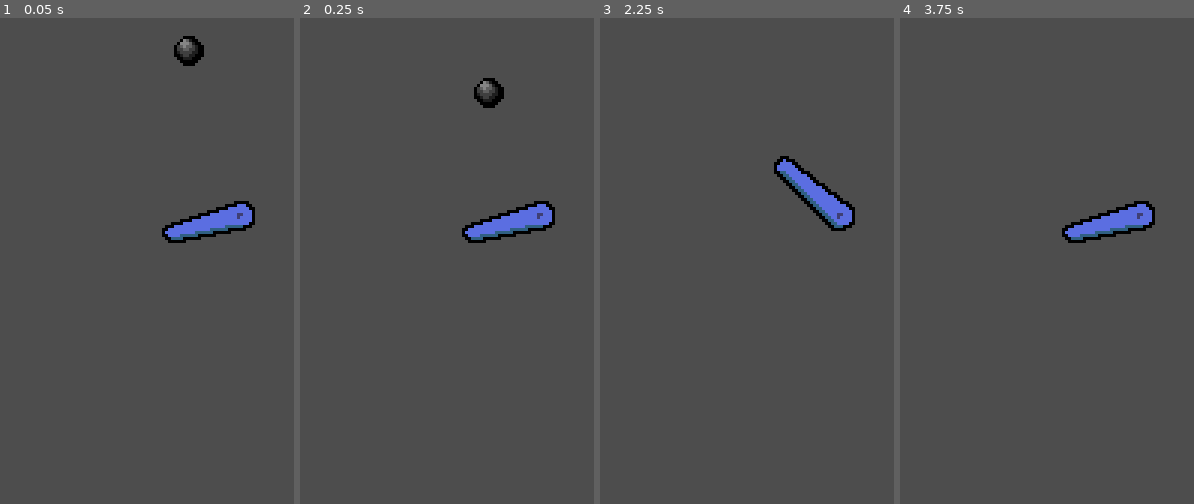
Above: before the commit, frames 1-4 (left to right).
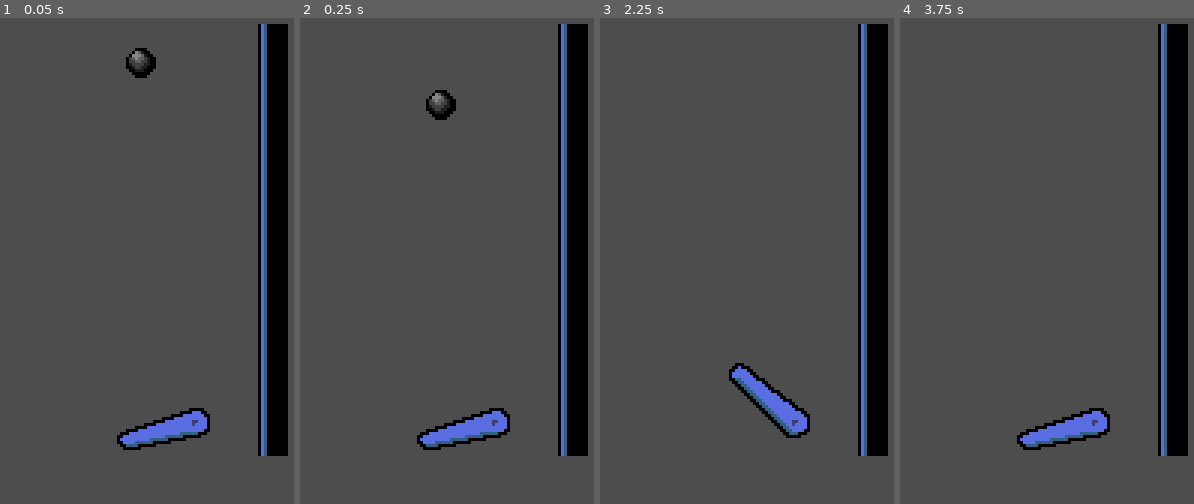
Above: after the commit, the same moments.

Repository: robert-brosh23/SpacePinball
Game: Godot game, scene res://main.tscn
Two runs of this game, one before a commit and one after it. Both use one fixed random seed, a clock stepped at 60 frames per second and the inputs below. Sound files missing from this copy of the repository are replaced by a short silence.
Inputs:
- Up to frame 1 (0.05 s): no input
- Up to frame 2 (0.25 s): no input
- Up to frame 3 (2.25 s): hold D (right_bumper) 0.53-1.28 s; tap Enter at 2 s; hold D (right_bumper) from 2.03 s (still down)
- Up to frame 4 (3.75 s): tap Space at 2.75 s; tap Enter at 3.5 s; release D (right_bumper) at 3.53 s

The runs differ from the first frame. In frame 1, 13% of the frame differs, in the area x 39-98%, y 1-91%; in frame 2, 13%; in frame 3, 13%; in frame 4, 12%.

Commit message:
add flipper animation

Diff:
--- a/ball/ball.gd
+++ b/ball/ball.gd
@@ -1,5 +1,17 @@
 extends RigidBody2D
 
+@onready var collisionShape = $CollisionShape2D
 
 func _physics_process(delta: float) -> void:
 	pass
+
+
+func _on_body_entered(body: Node) -> void:
+	if body is Flipper:
+		if body.flip_up:
+			physics_material_override.bounce = 1.0
+
+func _on_body_exited(body: Node) -> void:
+	if body is Flipper:
+		if body.flip_up:
+			physics_material_override.bounce = .33
--- a/ball/ball.tscn
+++ b/ball/ball.tscn
@@ -4,7 +4,7 @@
 [ext_resource type="Texture2D" uid="uid://cgcugaww6sfiu" path="res://assets/sprites/pinball_ball.png" id="2_biv8x"]
 
 [sub_resource type="PhysicsMaterial" id="PhysicsMaterial_pwunn"]
-bounce = 0.34
+bounce = 0.37
 
 [sub_resource type="CircleShape2D" id="CircleShape2D_6xd6y"]
 radius = 4.5
@@ -12,6 +12,8 @@
 [node name="Ball" type="RigidBody2D"]
 physics_material_override = SubResource("PhysicsMaterial_pwunn")
 gravity_scale = 0.5
+contact_monitor = true
+max_contacts_reported = 5
 script = ExtResource("1_pwunn")
 
 [node name="Sprite2D" type="Sprite2D" parent="."]
@@ -19,3 +21,6 @@
 
 [node name="CollisionShape2D" type="CollisionShape2D" parent="."]
 shape = SubResource("CircleShape2D_6xd6y")
+
+[connection signal="body_entered" from="." to="." method="_on_body_entered"]
+[connection signal="body_exited" from="." to="." method="_on_body_exited"]
--- a/flipper/flipper.gd
+++ b/flipper/flipper.gd
@@ -1,9 +1,11 @@
-extends CharacterBody2D
+class_name Flipper extends CharacterBody2D
 
 @onready var animation_player: AnimationPlayer = $AnimationPlayer
 
 var flipper_up_wav = preload("res://assets/sounds/Pinball_flipper_up.wav")
 var flipper_down_wav = preload("res://assets/sounds/Pinball_flipper_down.wav")
+@export var flip_up: bool = false
+@export var flip_down: bool = false
 
 func _physics_process(delta: float) -> void:
 	process_controls(delta)
--- a/flipper/flipper.tscn
+++ b/flipper/flipper.tscn
@@ -43,6 +43,18 @@
 "transitions": PackedFloat32Array(1),
 "update": 0,
 "values": [Vector2(0, 0)]
+}
+tracks/3/type = "value"
+tracks/3/imported = false
+tracks/3/enabled = true
+tracks/3/path = NodePath(".:flip_up")
+tracks/3/interp = 1
+tracks/3/loop_wrap = true
+tracks/3/keys = {
+"times": PackedFloat32Array(0),
+"transitions": PackedFloat32Array(1),
+"update": 1,
+"values": [false]
 }
 
 [sub_resource type="Animation" id="Animation_qqsy2"]
@@ -98,6 +110,18 @@
 "method": &"play_flipper_up_sound"
 }]
 }
+tracks/4/type = "value"
+tracks/4/imported = false
+tracks/4/enabled = true
+tracks/4/path = NodePath(".:flip_up")
+tracks/4/interp = 1
+tracks/4/loop_wrap = true
+tracks/4/keys = {
+"times": PackedFloat32Array(0, 0.05),
+"transitions": PackedFloat32Array(1, 1),
+"update": 1,
+"values": [true, false]
+}
 
 [sub_resource type="Animation" id="Animation_ace8q"]
 resource_name = "un_press"
@@ -168,7 +192,6 @@
 hframes = 2
 
 [node name="CollisionPolygon2D" type="CollisionPolygon2D" parent="."]
-visible = false
 polygon = PackedVector2Array(14, 1, 16, 9, -13, 15, -15, 10, 9, 1)
 
 [node name="AnimationPlayer" type="AnimationPlayer" parent="."]
@@ -182,6 +205,5 @@
 script = ExtResource("5_5s54j")
 
 [node name="Sound_Flipper_Down" type="AudioStreamPlayer2D" parent="."]
-position = Vector2(0, -3)
 stream = ExtResource("5_qqsy2")
 script = ExtResource("5_5s54j")
--- a/main.tscn
+++ b/main.tscn
@@ -1,9 +1,26 @@
-[gd_scene load_steps=4 format=3 uid="uid://duj1xojs3repf"]
+[gd_scene load_steps=8 format=4 uid="uid://duj1xojs3repf"]
 
 [ext_resource type="PackedScene" uid="uid://5aqihekkp2hm" path="res://flipper/flipper.tscn" id="1_0xm2m"]
+[ext_resource type="Texture2D" uid="uid://clolwy2528iuo" path="res://assets/sprites/pinball_flipper_sprite_sheet.png" id="1_h2yge"]
+[ext_resource type="Texture2D" uid="uid://bl7bd3pk1h58c" path="res://assets/sprites/vertical-wall.png" id="2_1bvp3"]
 [ext_resource type="PackedScene" uid="uid://8q6bruih8sxw" path="res://ball/ball.tscn" id="2_h2yge"]
 
+[sub_resource type="TileSetAtlasSource" id="TileSetAtlasSource_1bvp3"]
+texture = ExtResource("1_h2yge")
+2:0/0 = 0
+3:0/0 = 0
+0:1/0 = 0
+1:1/0 = 0
+2:1/0 = 0
+3:1/0 = 0
+
+[sub_resource type="TileSetAtlasSource" id="TileSetAtlasSource_lquwl"]
+texture = ExtResource("2_1bvp3")
+0:0/0 = 0
+
 [sub_resource type="TileSet" id="TileSet_h2yge"]
+sources/0 = SubResource("TileSetAtlasSource_1bvp3")
+sources/1 = SubResource("TileSetAtlasSource_lquwl")
 
 [node name="Main" type="Node2D"]
 
@@ -11,10 +28,11 @@
 
 [node name="TileMapLayer" type="TileMapLayer" parent="TilemapLayers"]
 position = Vector2(8, 0)
+tile_map_data = PackedByteArray("AAALAA0AAQAAAAAAAAALAAwAAQAAAAAAAAALAAsAAQAAAAAAAAALAAoAAQAAAAAAAAALAAkAAQAAAAAAAAALAAgAAQAAAAAAAAALAAcAAQAAAAAAAAALAAYAAQAAAAAAAAALAAUAAQAAAAAAAAA=")
 tile_set = SubResource("TileSet_h2yge")
 
 [node name="Flipper_right" parent="." instance=ExtResource("1_0xm2m")]
-position = Vector2(170, 138)
+position = Vector2(155, 207)
 
 [node name="Ball" parent="." instance=ExtResource("2_h2yge")]
-position = Vector2(164, 89)
+position = Vector2(148, 93)
Binary file added: assets/sprites/vertical-wall.png
Not shown, added: assets/sprites/vertical-wall.png.import
